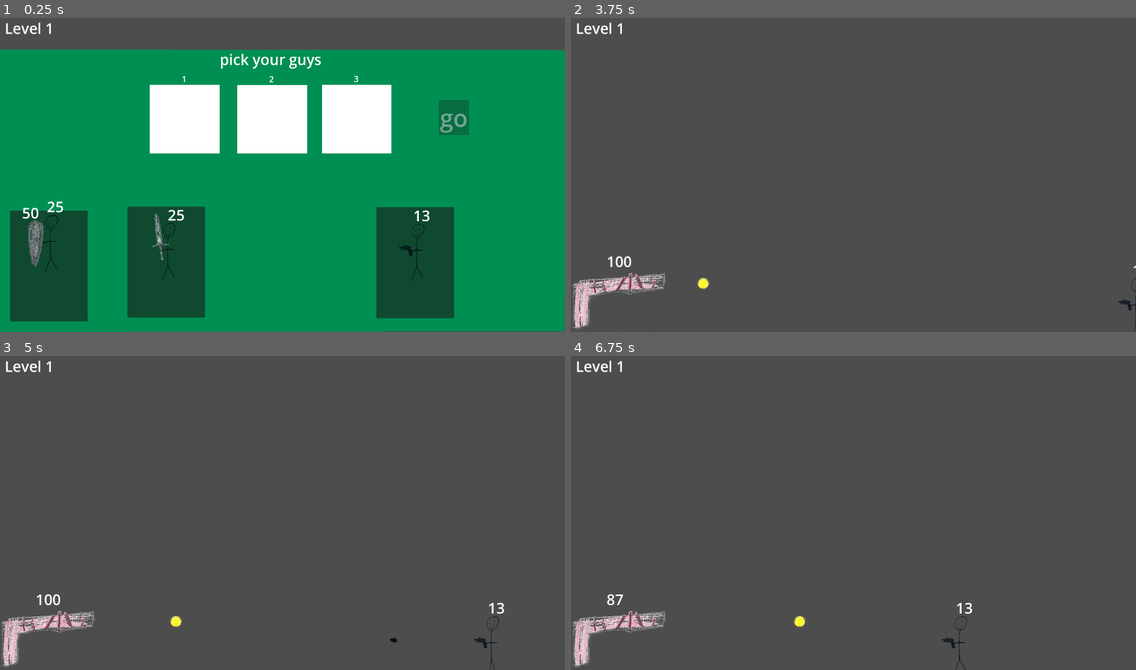
Above: before the commit, frames 1-4 (two rows, left to right).
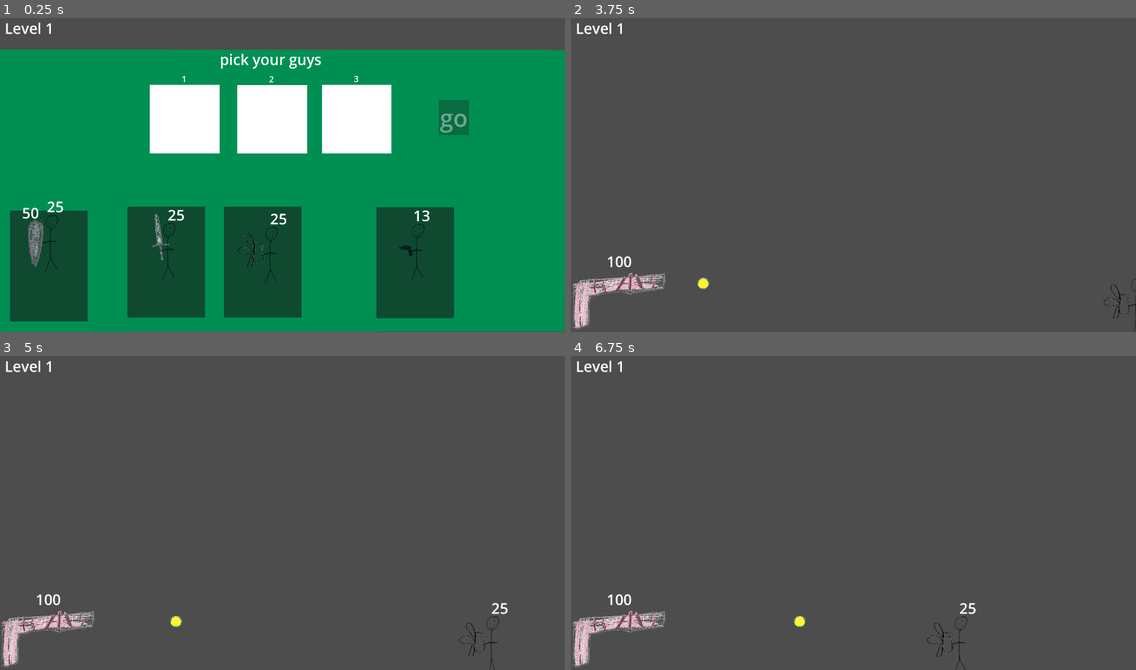
Above: after the commit, the same moments.

Repository: rlskoeser/stickfigure-rtd
Game: Godot game, scene res://main.tscn
Two runs of this game, one before a commit and one after it. Both use one fixed random seed, a clock stepped at 60 frames per second and the inputs below.
Inputs (mouse positions are in pixels of both pictures, inside the frame that each line leads up to; where the layout moved, square brackets give the same spot in the first picture):
- Up to frame 1 (0.25 s): no input
- Up to frame 2 (3.75 s): click (836, 262) [983, 262] at 0.5 s; click "go" at 1.25 s; tap Enter at 2 s; move the mouse to (977, 156) at 2.02 s; click (977, 156) at 2.17 s; tap Space at 2.75 s; move the mouse to (740, 187) at 2.77 s; click (740, 187) at 2.92 s; move the mouse to (910, 102) at 3.52 s; click (910, 102) at 3.67 s
- Up to frame 3 (5 s): move the mouse to (525, 644) at 4.27 s; click (525, 644) at 4.42 s
- Up to frame 4 (6.75 s): move the mouse to (1023, 560) at 5.02 s; click (1023, 560) at 5.17 s; move the mouse to (684, 462) at 5.77 s; click (684, 462) at 5.92 s; move the mouse to (881, 509) at 6.52 s; click (881, 509) at 6.67 s

The runs differ from the first frame. In frame 1, 4.9% of the frame differs, in the area x 39-54%, y 60-96%; in frame 2, less than 0.1%; in frame 3, 0.2%; in frame 4, 0.3%.

Commit message:
Add fan guy (logic but no fan animation)

Diff:
--- a/stickfigure-rtd/ball.gd
+++ b/stickfigure-rtd/ball.gd
@@ -19,9 +19,10 @@
 	hide() # ball disappears after hitting player
 
 func hit():
+	# remove the ball from the scene after running into player or shield
 	queue_free()
 
-	## hide the ball after running into player or shield
-	#hide()
-	## turn off collision - if we hit shield, don't hit player
-	#$CollisionShape2D.set_deferred("disabled", true)
+func push_back():
+	# set the ball to fly away
+	var velocity = Vector2.LEFT.normalized() * self.speed * 2
+	self.linear_velocity = velocity
--- a/stickfigure-rtd/blue_ball.gd
+++ b/stickfigure-rtd/blue_ball.gd
@@ -1,7 +1,6 @@
 extends "res://ball.gd"
 
 signal shields_up
-
 
 # Called when the node enters the scene tree for the first time.
 func _ready():
@@ -22,3 +21,7 @@
 	shields_up.emit()
 	# delete this ball after it turns the shield on
 	queue_free()
+#
+func push_back():
+	# blue ball is not affected by the fan
+	pass
--- a/stickfigure-rtd/blue_ball.tscn
+++ b/stickfigure-rtd/blue_ball.tscn
@@ -1,13 +1,12 @@
 [gd_scene load_steps=4 format=3 uid="uid://bigkg5fkrypsq"]
 
 [ext_resource type="PackedScene" uid="uid://bs31uqla2b4np" path="res://ball.tscn" id="1_1eclv"]
-[ext_resource type="Script" path="res://blue_ball.gd" id="2_1jt87"]
+[ext_resource type="Script" path="res://blue_ball.gd" id="2_estsi"]
 [ext_resource type="Texture2D" uid="uid://chsx5x3w2j12i" path="res://assets/blue-ball.png" id="2_i02s7"]
 
 [node name="blue_ball" instance=ExtResource("1_1eclv")]
 position = Vector2(-367, -112)
-script = ExtResource("2_1jt87")
-damage = 0
+script = ExtResource("2_estsi")
 
 [node name="Sprite2D" parent="." index="2"]
 texture = ExtResource("2_i02s7")
--- a/stickfigure-rtd/cannon.gd
+++ b/stickfigure-rtd/cannon.gd
@@ -16,7 +16,6 @@
 # Called every frame. 'delta' is the elapsed time since the previous frame.
 func _process(delta):
 	pass
-
 
 func start():
 	$CannonTimer.start()
@@ -46,9 +45,11 @@
 	# Create a new instance of the selected ball
 	var ball = choose_ball().instantiate()
 	# connect signal handler to *this* instance
-	ball.connect("shields_up", _on_shields_up)
+	if ball.name == "blue_ball":
+		ball.connect("shields_up", _on_shields_up)
 	# start at the configured launch position
 	ball.position = $LaunchPosition.position
+
 	var velocity = Vector2.RIGHT.normalized() * ball.speed
 	ball.linear_velocity = velocity
 	# add the ball to the Main scene.
--- a/stickfigure-rtd/chooser.gd
+++ b/stickfigure-rtd/chooser.gd
@@ -8,11 +8,13 @@
 var ShieldGuy = preload("res://shield_guy.tscn")
 var SwordGuy = preload("res://sword_guy.tscn")
 var GunGuy = preload("res://gun_guy.tscn")
+var FanGuy = preload("res://fan_guy.tscn")
 
 var GuyResourceByName = {
 	"ShieldGuy": ShieldGuy,
 	"SwordGuy": SwordGuy,
-	"GunGuy": GunGuy
+	"GunGuy": GunGuy,
+	"FanGuy": FanGuy
 }
 
 # Called when the node enters the scene tree for the first time.
--- a/stickfigure-rtd/chooser.tscn
+++ b/stickfigure-rtd/chooser.tscn
@@ -1,9 +1,10 @@
-[gd_scene load_steps=7 format=3 uid="uid://ch6i200srns87"]
+[gd_scene load_steps=8 format=3 uid="uid://ch6i200srns87"]
 
 [ext_resource type="PackedScene" uid="uid://oj2458hw4fo7" path="res://gun_guy.tscn" id="1_4y1ey"]
 [ext_resource type="Script" path="res://chooser.gd" id="1_u3iuc"]
 [ext_resource type="PackedScene" uid="uid://cuckgvmgyddcn" path="res://shield_guy.tscn" id="2_ekr7g"]
 [ext_resource type="PackedScene" uid="uid://b850vwiej2rxe" path="res://sword_guy.tscn" id="3_f5i62"]
+[ext_resource type="PackedScene" uid="uid://dyqjkci67in0j" path="res://fan_guy.tscn" id="5_bumr1"]
 
 [sub_resource type="CanvasTexture" id="CanvasTexture_ajcfd"]
 
@@ -122,6 +123,21 @@
 position = Vector2(77, 63)
 speed = 0
 
+[node name="Button4" type="Button" parent="Buttons"]
+anchors_preset = -1
+anchor_left = 0.018
+anchor_top = 0.618
+anchor_right = 0.155
+anchor_bottom = 0.967
+offset_left = 726.44
+offset_top = -13.4399
+offset_right = 727.4
+offset_bottom = -13.36
+
+[node name="FanGuy" parent="Buttons/Button4" instance=ExtResource("5_bumr1")]
+position = Vector2(97, 75)
+speed = 0
+
 [node name="GoButton" type="Button" parent="."]
 offset_left = 1491.0
 offset_top = 291.0
--- /dev/null
+++ b/stickfigure-rtd/fan.gd
@@ -0,0 +1,19 @@
+extends Area2D
+
+
+# Called when the node enters the scene tree for the first time.
+func _ready() -> void:
+	pass # Replace with function body.
+
+
+# Called every frame. 'delta' is the elapsed time since the previous frame.
+func _process(delta: float) -> void:
+	pass
+
+
+func _on_body_entered(body: Node2D) -> void:
+	# make the ball fly away as if blown by a fan
+
+	# check if the body entered has a push back method
+	if "push_back" in body:
+		body.push_back()
--- /dev/null
+++ b/stickfigure-rtd/fan.tscn
@@ -0,0 +1,41 @@
+[gd_scene load_steps=6 format=3 uid="uid://cgudg0qx6pgc3"]
+
+[ext_resource type="Texture2D" uid="uid://8ktkhy3r1df8" path="res://assets/fan.png" id="1_3kgb5"]
+[ext_resource type="Script" path="res://fan.gd" id="1_diovu"]
+[ext_resource type="Texture2D" uid="uid://7pxojcxpjah7" path="res://assets/fan2.png" id="2_l2v1o"]
+
+[sub_resource type="SpriteFrames" id="SpriteFrames_m1mt3"]
+animations = [{
+"frames": [{
+"duration": 1.0,
+"texture": ExtResource("2_l2v1o")
+}, {
+"duration": 1.0,
+"texture": ExtResource("1_3kgb5")
+}],
+"loop": true,
+"name": &"default",
+"speed": 1.0
+}]
+
+[sub_resource type="CircleShape2D" id="CircleShape2D_42v4o"]
+radius = 402.716
+
+[node name="Fan" type="Area2D"]
+collision_layer = 2
+collision_mask = 4
+script = ExtResource("1_diovu")
+
+[node name="Sprite2D" type="Sprite2D" parent="."]
+texture = ExtResource("1_3kgb5")
+
+[node name="AnimatedSprite2D" type="AnimatedSprite2D" parent="."]
+visible = false
+sprite_frames = SubResource("SpriteFrames_m1mt3")
+frame_progress = 0.975101
+
+[node name="CollisionShape2D" type="CollisionShape2D" parent="."]
+position = Vector2(-294, -15)
+shape = SubResource("CircleShape2D_42v4o")
+
+[connection signal="body_entered" from="." to="." method="_on_body_entered"]
--- /dev/null
+++ b/stickfigure-rtd/fan_guy.gd
@@ -0,0 +1 @@
+extends "res://stick_figure.gd"
--- /dev/null
+++ b/stickfigure-rtd/fan_guy.tscn
@@ -0,0 +1,15 @@
+[gd_scene load_steps=4 format=3 uid="uid://dyqjkci67in0j"]
+
+[ext_resource type="PackedScene" uid="uid://dgeu71l0mqaxj" path="res://stick_figure.tscn" id="1_sn8ik"]
+[ext_resource type="Script" path="res://fan_guy.gd" id="2_exl54"]
+[ext_resource type="PackedScene" uid="uid://cgudg0qx6pgc3" path="res://fan.tscn" id="3_ospjh"]
+
+[node name="FanGuy" instance=ExtResource("1_sn8ik")]
+script = ExtResource("2_exl54")
+
+[node name="HP" parent="." index="2"]
+position = Vector2(60, -69)
+
+[node name="Fan" parent="." index="4" instance=ExtResource("3_ospjh")]
+position = Vector2(-6, 77)
+scale = Vector2(0.25, 0.25)
--- /dev/null
+++ b/stickfigure-rtd/red_ball.gd
@@ -0,0 +1,5 @@
+extends "res://ball.gd"
+
+func push_back():
+	# red ball is not affected by the fan
+	pass
--- a/stickfigure-rtd/red_ball.tscn
+++ b/stickfigure-rtd/red_ball.tscn
@@ -1,9 +1,11 @@
-[gd_scene load_steps=3 format=3 uid="uid://bljyskro5l4x0"]
+[gd_scene load_steps=4 format=3 uid="uid://bljyskro5l4x0"]
 
 [ext_resource type="PackedScene" uid="uid://bs31uqla2b4np" path="res://ball.tscn" id="1_08lrt"]
+[ext_resource type="Script" path="res://red_ball.gd" id="2_ptwyn"]
 [ext_resource type="Texture2D" uid="uid://dl2414bqv6ytf" path="res://assets/red-ball.png" id="2_tyicv"]
 
 [node name="red_ball" instance=ExtResource("1_08lrt")]
+script = ExtResource("2_ptwyn")
 damage = 25
 
 [node name="Sprite2D" parent="." index="2"]
--- a/stickfigure-rtd/sword.gd
+++ b/stickfigure-rtd/sword.gd
@@ -15,16 +15,8 @@
 
 func attack():
 	attacking = true
-	#print("sword attack")
 	$AnimationPlayer.play("attack")
-	#if in_range:
-		#in_range.take_damage(damage)
-
 
 func _on_body_entered(body):
 	if attacking:
 		body.take_damage(damage)
-	#print('sword body entered')
-	#print(body)
-	##if body.name == "Cannon":
-	#in_range = body
--- a/stickfigure-rtd/sword.tscn
+++ b/stickfigure-rtd/sword.tscn
@@ -28,7 +28,7 @@
 size = Vector2(22, 135)
 
 [node name="Sword" type="Area2D"]
-rotation = -0.151844
+rotation = -0.16996
 collision_layer = 2
 script = ExtResource("1_3qtgg")
 
--- a/stickfigure-rtd/sword_guy.gd
+++ b/stickfigure-rtd/sword_guy.gd
@@ -5,7 +5,6 @@
 
 func _process(delta):
 	super(delta)
-	#$Sword.rotation = sword_resting_rotation
 
 func attack():
 	$Sword.attack()
Binary file added: stickfigure-rtd/assets/fan.png
